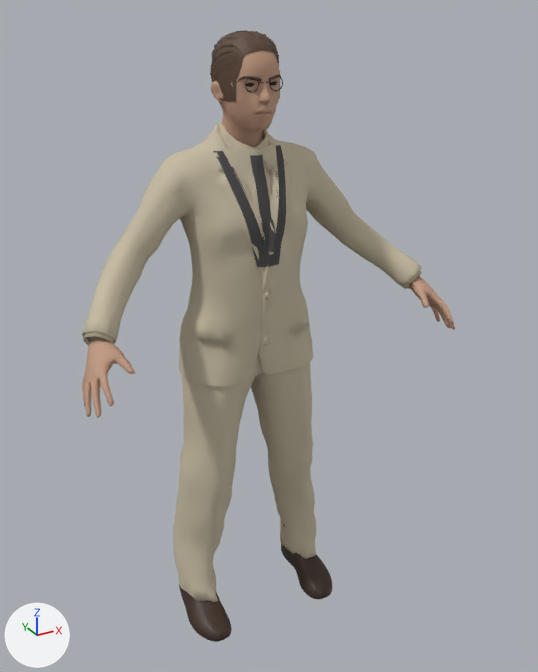
The glTF model assets/models/kit.glb, before and after one commit.
Both versions are drawn from a 50 mm lens placed at (-0.874, -1.757, 1.744), pointed at (0.038, -0.099, 0.915). Arrows for +X, +Y and +Z are at lower left; the lights stay in place. The first picture is the older version. Vertices at exactly the same position are counted once.

In view in the first picture: 'kit_body', 'kit_hair', 'kit_shirt_front', 'kit_shoes', 'kit_suit' and 3 more.
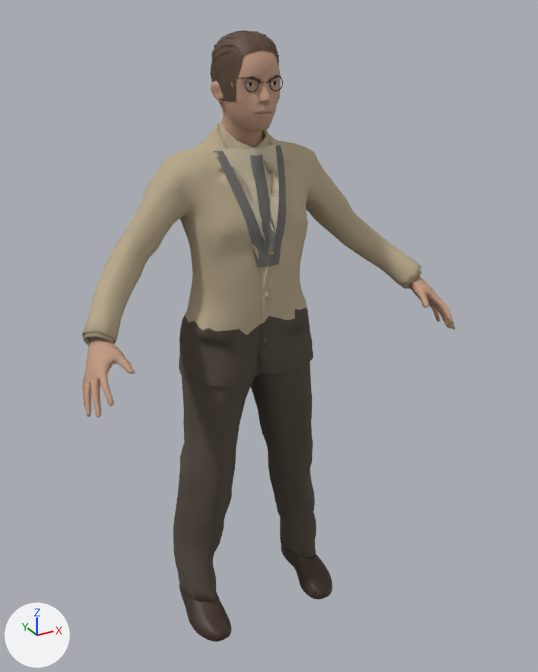
Pixel boxes [x1, y1, x2, y2] of what changed, in the pictures (538 x 672 px):
part 1 of me_male_elegantsuit01, recoloured
    both: [82, 121, 422, 344]
part 2 of me_male_elegantsuit01, recoloured (darker)
    both: [173, 308, 316, 602]

Diff of the bpy script that builds the scene:
```diff
--- a/assets/models/kit.glb.py
+++ b/assets/models/kit.glb.py
@@ mat_e1919_felt @@
+mat_e1919_felt = principled_material('E1919_felt')
+mat_e1919_felt.base_color = (0.0887, 0.0685, 0.0497)  # brown #544a3f
+mat_e1919_felt.roughness = 0.95
@@ mat_e1919_linen_coat @@
+mat_e1919_linen_coat = principled_material('E1919_linen_coat')
+mat_e1919_linen_coat.base_color = (0.479, 0.397, 0.262)  # beige #b8a98c
+mat_e1919_linen_coat.roughness = 0.92
@@ me_male_elegantsuit01 @@
 me_male_elegantsuit01.from_pydata(...)  # 3101 vertices, 5981 faces; spans x -0.491..0.497, y -0.223..0.117, z 0.071..1.488
 # used by ob_kit_suit; location = (0.0, 0.0, 0.0)
+# me_male_elegantsuit01 part 1: 3787 faces spanning x -0.491..0.497, y -0.223..0.098, z 0.957..1.488 switch from mat_e1919_linen (beige #c7bca3) to mat_e1919_linen_coat (beige #b8a98c)
+# me_male_elegantsuit01 part 2: 2194 faces spanning x -0.241..0.237, y -0.166..0.117, z 0.071..1.005 switch from mat_e1919_linen (beige #c7bca3) to mat_e1919_felt (brown #544a3f)
```
